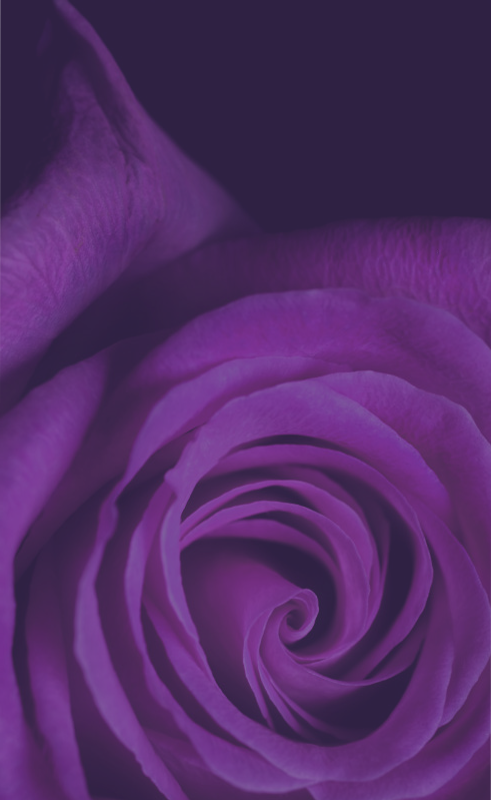
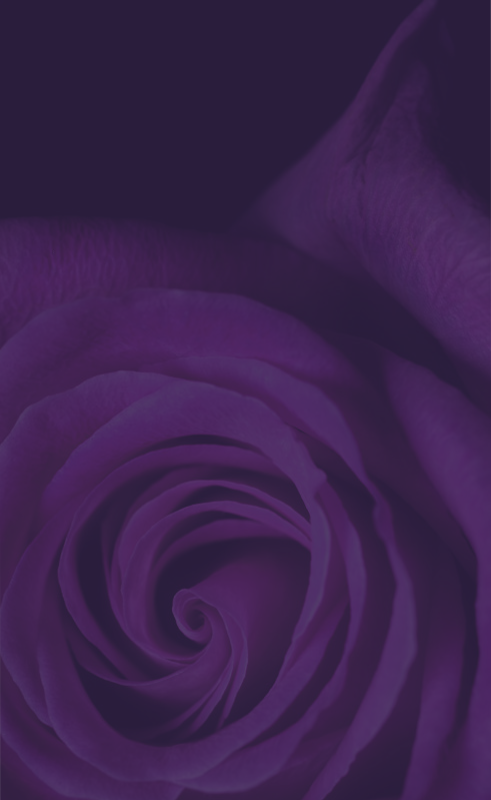
Before/after of a 491 × 800 layered artwork. What changed in the layer stack:
showed "Layer 2", opacity 70% → 50%, painted on it over box(0, 0, 491, 800)
painted on "Layer 1" over box(0, 0, 491, 800)
